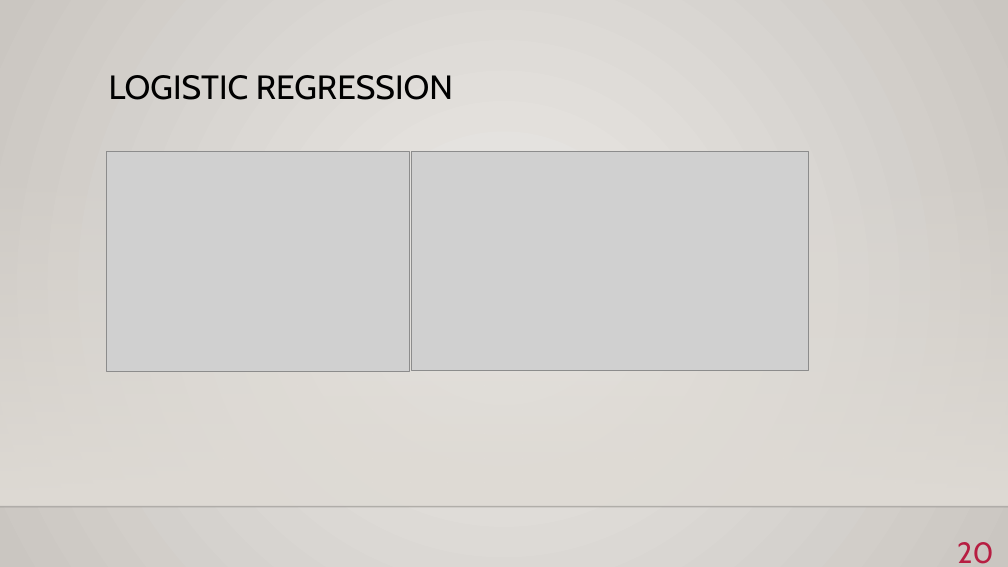
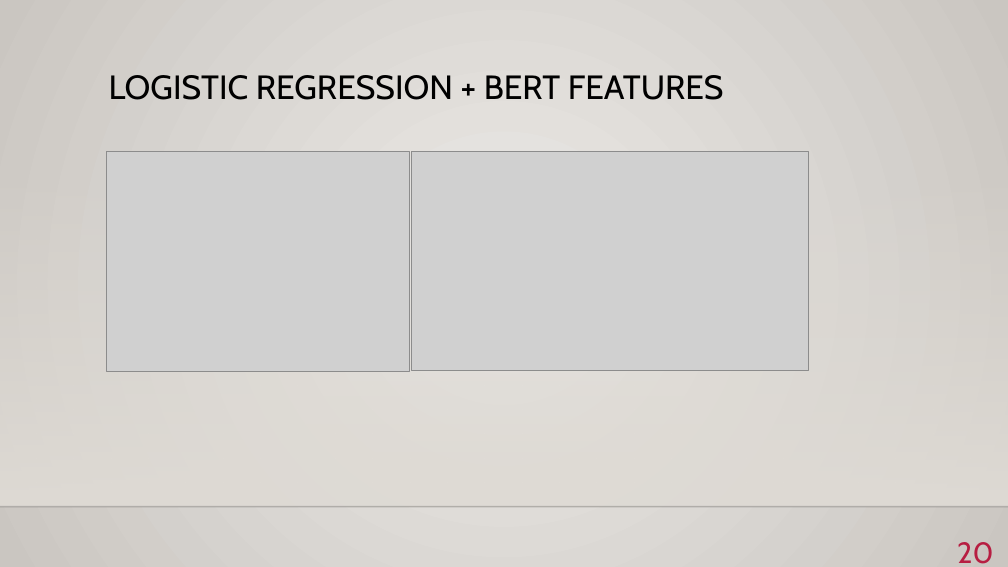
Before and after one commit to BKmarian/Reddit-Stress-Analisys, a slide deck: slide 20 of bionlp.pptx. Drawn at 1008x567 pixels with LibreOffice and Linux fonts; fonts in the diff are those of the drawing; grey boxes stand for pictures; background and template pictures are left out. Boxes give left, top, right and bottom in pixels: in the first picture for what was removed or moved away, otherwise in the second. Text is boxed around its words. In the diff, an @@ line names an element or a change of style, - is before the commit and + after.

```diff
--- a/bionlp.pptx
+++ b/bionlp.pptx
@@ title at [109, 75, 724, 100]: text changed @@
-LOGISTIC REGRESSION
+LOGISTIC REGRESSION + BERT FEATURES
```
Also in this commit, not shown: 7 other slides changed, 1 slide added.
